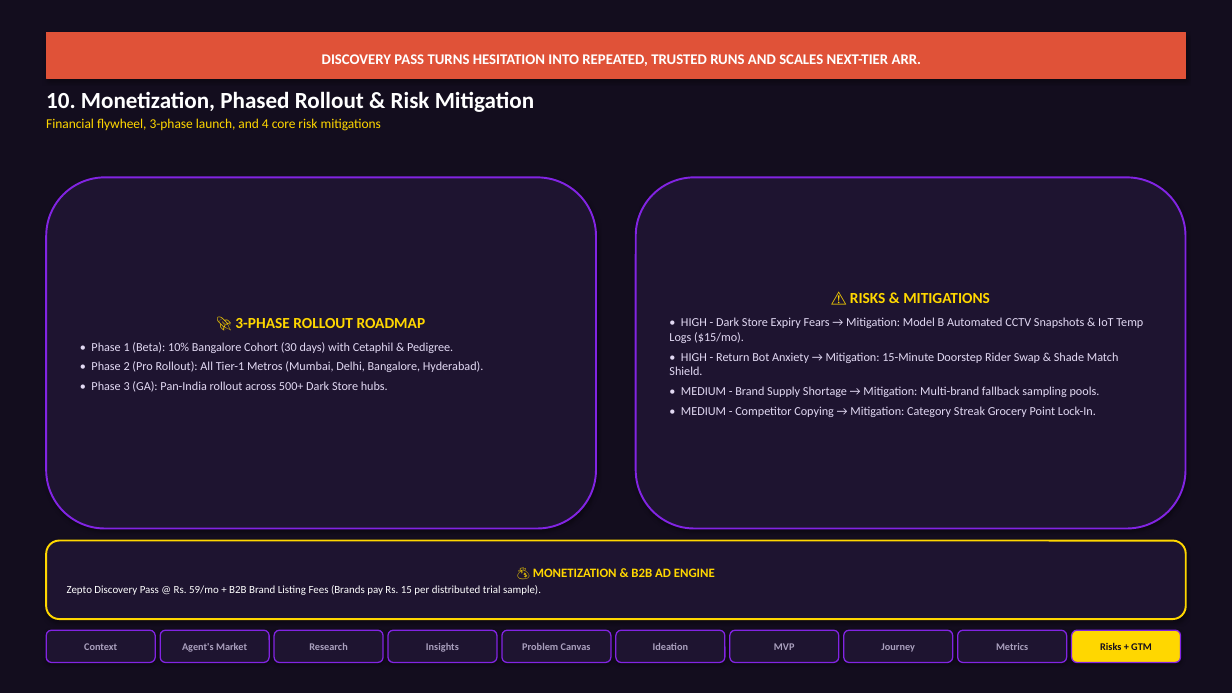
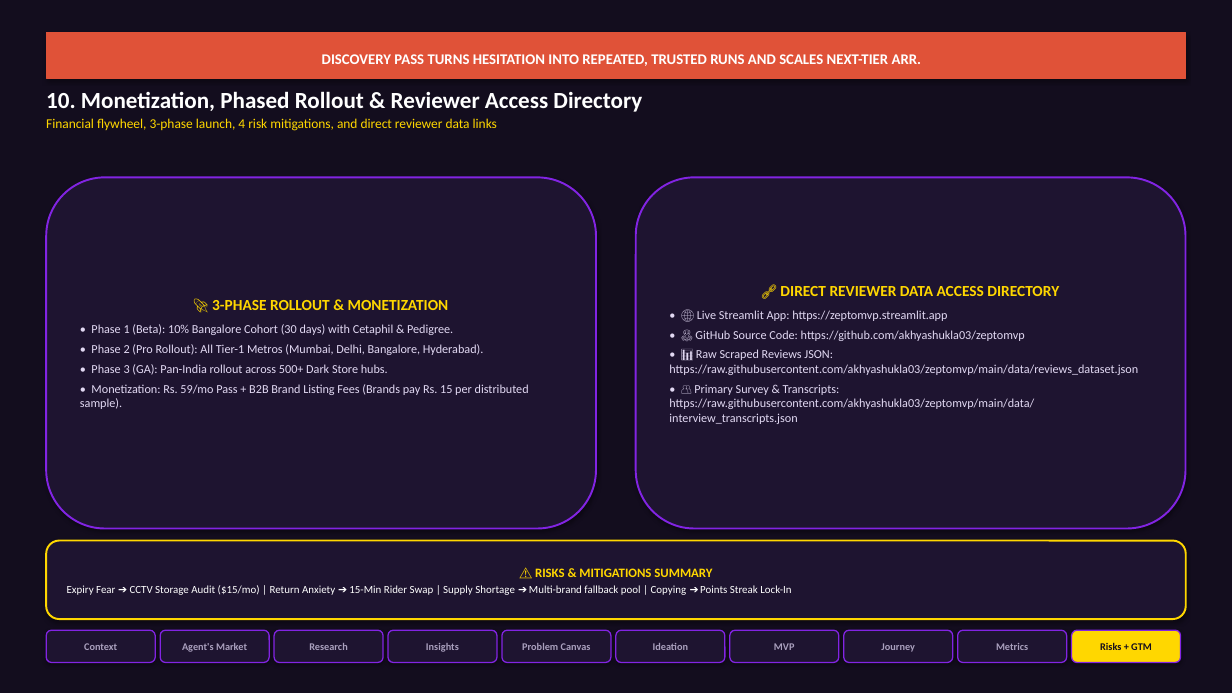
Before and after one commit to akhyashukla03/zeptomvp, a slide deck: slide 10 of Zepto_Growth_PM_Graduation_Project.pptx. Drawn at 1232x693 pixels with LibreOffice and Linux fonts; fonts in the diff are those of the drawing. Boxes give left, top, right and bottom in pixels: in the first picture for what was removed or moved away, otherwise in the second. Text is boxed around its words. In the diff, an @@ line names an element or a change of style, - is before the commit and + after.

Commit message:
Embed complete MVP feature breakdowns and direct reviewer data access URLs into PPT and PDF

```diff
--- a/Zepto_Growth_PM_Graduation_Project.pptx
+++ b/Zepto_Growth_PM_Graduation_Project.pptx
@@ text at (46,91,642,131): text changed @@
-10. Monetization, Phased Rollout & Risk Mitigation
-Financial flywheel, 3-phase launch, and 4 core risk mitigations
+10. Monetization, Phased Rollout & Reviewer Access Directory
+Financial flywheel, 3-phase launch, 4 risk mitigations, and direct reviewer data links
@@ text in rounded rectangle at (669,286,1138,424): text changed @@
-⚠️ RISKS & MITIGATIONS
-• HIGH - Dark Store Expiry Fears → Mitigation: Model B Automated CCTV Snapshots & IoT Temp Logs ($15/mo).
-• HIGH - Return Bot Anxiety → Mitigation: 15-Minute Doorstep Rider Swap & Shade Match Shield.
-• MEDIUM - Brand Supply Shortage → Mitigation: Multi-brand fallback sampling pools.
-• MEDIUM - Competitor Copying → Mitigation: Category Streak Grocery Point Lock-In.
+🔗 DIRECT REVIEWER DATA ACCESS DIRECTORY
+• 🌐 Live Streamlit App: https://zeptomvp.streamlit.app
+• 🐙 GitHub Source Code: https://github.com/akhyashukla03/zeptomvp
+• 📊 Raw Scraped Reviews JSON: https://raw.githubusercontent.com/akhyashukla03/zeptomvp/main/data/reviews_dataset.json
+• 👥 Primary Survey & Transcripts: https://raw.githubusercontent.com/akhyashukla03/zeptomvp/main/data/interview_transcripts.json
@@ text in rounded rectangle at (212,300,449,310): text changed @@
-🚀 3-PHASE ROLLOUT ROADMAP
+🚀 3-PHASE ROLLOUT & MONETIZATION
@@ text in rounded rectangle at (80,384,529,409): paragraph added @@
+• Monetization: Rs. 59/mo Pass + B2B Brand Listing Fees (Brands pay Rs. 15 per distributed sample).
@@ text in rounded rectangle at (67,568,791,595): text changed @@
-💰 MONETIZATION & B2B AD ENGINE
-Zepto Discovery Pass @ Rs. 59/mo + B2B Brand Listing Fees (Brands pay Rs. 15 per distributed trial sample).
+⚠️ RISKS & MITIGATIONS SUMMARY
+Expiry Fear ➔ CCTV Storage Audit ($15/mo) | Return Anxiety ➔ 15-Min Rider Swap | Supply Shortage ➔ Multi-brand fallback pool | Copying ➔ Points Streak Lock-In
```
Also in this commit, not shown: 3 other slides changed, 3 other files.
